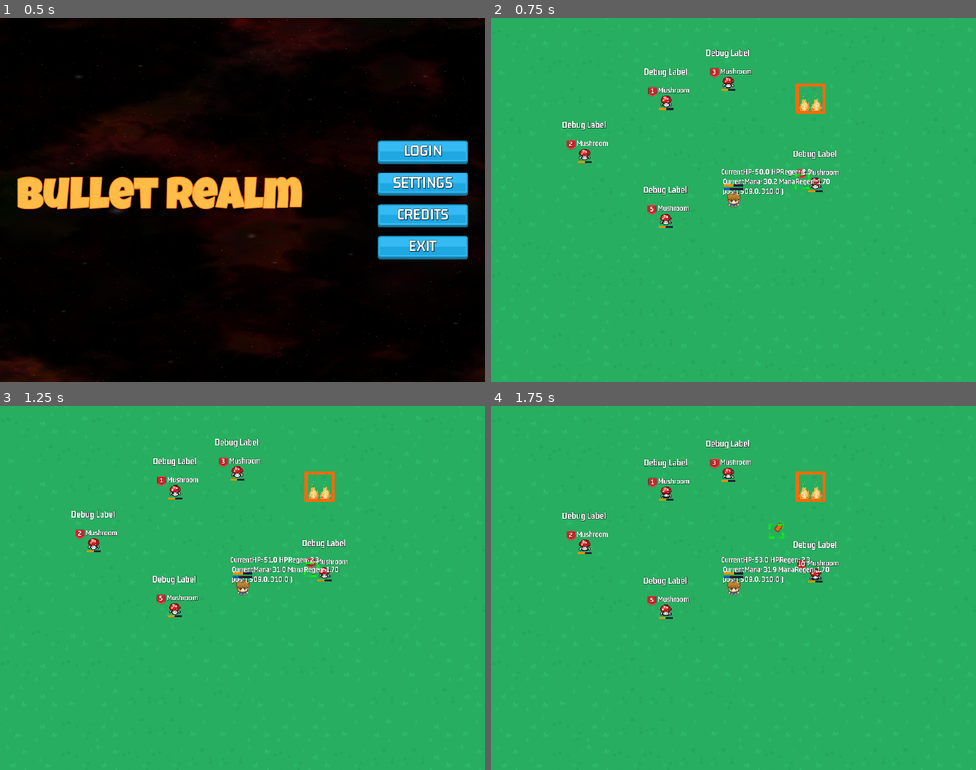
Above: before the commit, frames 1-4 (two rows, left to right).
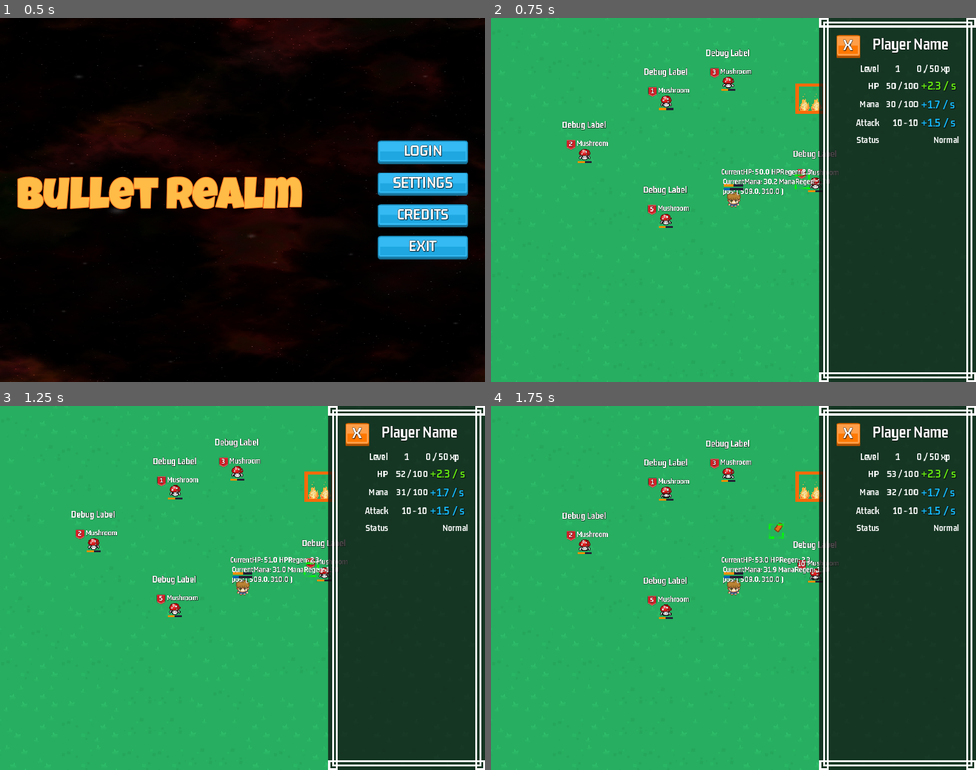
Above: after the commit, the same moments.

Repository: HelloImKevo/GodotGames
Game: Godot game, scene res://main_login/main_login.tscn
The game is run twice, just before and just after one commit, with the same random seed, the same clock (stepped at 60 frames per second) and the same inputs.
Inputs (mouse positions are in pixels of both pictures, inside the frame that each line leads up to):
- Up to frame 1 (0.5 s): no input
- Up to frame 2 (0.75 s): click "LOGIN" at 0.5 s
- Up to frame 3 (1.25 s): no input
- Up to frame 4 (1.75 s): click (849, 435) at 1.25 s, where only the run after the commit has a clickable "X"

Frame 1 is identical in both runs. In frame 2, 32% of the frame differs, in the area x 67-100%, y 0-100%; in frame 3, 32%; in frame 4, 32%.

Commit message:
[Bullet] Build a very simple Player Attributes GUI Panel

Diff:
--- /dev/null
+++ b/BulletRealm/assets/fonts/GM_26_White.tres
@@ -0,0 +1,11 @@
+[gd_resource type="LabelSettings" load_steps=2 format=3 uid="uid://cppar8qnp4eaf"]
+
+[ext_resource type="FontFile" uid="uid://b1vgrh0g0vjci" path="res://assets/fonts/gemunu-libre-v8-latin-700.ttf" id="1_x8m3e"]
+
+[resource]
+font = ExtResource("1_x8m3e")
+font_size = 26
+outline_size = 2
+outline_color = Color(0.0784314, 0.0784314, 0.0784314, 1)
+shadow_size = 2
+shadow_color = Color(0, 0, 0, 0.470588)
--- a/BulletRealm/core/attributes.gd
+++ b/BulletRealm/core/attributes.gd
@@ -104,6 +104,10 @@
 	return snappedf(stat(CURRENT_HP), 1.0)
 
 
+func max_hp() -> float:
+	return snappedf(stat(MAX_HP), 1.0)
+
+
 func take_damage(damage) -> void:
 	update_stat(CURRENT_HP, -(abs(damage)))
 
--- /dev/null
+++ b/BulletRealm/gui/default_gui_theme.tres
@@ -0,0 +1,7 @@
+[gd_resource type="Theme" load_steps=2 format=3 uid="uid://ct1s5ffx8uncc"]
+
+[ext_resource type="FontFile" uid="uid://b1vgrh0g0vjci" path="res://assets/fonts/gemunu-libre-v8-latin-700.ttf" id="1_aq4dq"]
+
+[resource]
+default_font = ExtResource("1_aq4dq")
+default_font_size = 20
--- /dev/null
+++ b/BulletRealm/gui/player_status_panel.gd
@@ -0,0 +1,28 @@
+class_name PlayerStatusPanel
+extends Control
+
+
+@onready var level_label = $PanelContainer/MC/VBoxStack/HB/LevelLabel
+@onready var exp = $PanelContainer/MC/VBoxStack/HB/Exp
+@onready var hp_label = $PanelContainer/MC/VBoxStack/HB2/HPLabel
+@onready var hp_regen_label = $PanelContainer/MC/VBoxStack/HB2/HPRegenLabel
+
+@onready var mana_label = $PanelContainer/MC/VBoxStack/HB4/ManaLabel
+@onready var mana_regen_label = $PanelContainer/MC/VBoxStack/HB4/ManaRegenLabel
+
+@onready var attack_label = $PanelContainer/MC/VBoxStack/HB5/AttackLabel
+@onready var status_label = $PanelContainer/MC/VBoxStack/HB6/StatusLabel
+
+
+func update(attrs: Attributes, status: StatusEffects) -> void:
+	level_label.text = str(attrs.level())
+	exp.text = "%s / %s xp" % [attrs.stat(Attributes.CURRENT_EXP), attrs.stat(Attributes.EXP_REQUIRED_NEXT_LEVEL)]
+	hp_label.text = "%.0f / %.0f" % [attrs.current_hp(), attrs.max_hp()]
+	hp_regen_label.text = "+%.1f / s" % attrs.stat(Attributes.HP_REGEN)
+	mana_label.text = "%.0f / %.0f" % [attrs.current_mana(), attrs.stat(Attributes.MAX_MANA)]
+	mana_regen_label.text = "+%.1f / s" % attrs.stat(Attributes.MANA_REGEN)
+	attack_label.text = "%.0f - %.0f" % [attrs.raw_attack_power(), attrs.raw_attack_power()]
+	if status.is_burning():
+		status_label.text = "Burning"
+	else:
+		status_label.text = "Normal"
--- /dev/null
+++ b/BulletRealm/gui/player_status_panel.tscn
@@ -0,0 +1,221 @@
+[gd_scene load_steps=9 format=3 uid="uid://c5rh3dnpx1bcx"]
+
+[ext_resource type="Texture2D" uid="uid://blmdrtjao23qc" path="res://assets/ui/panel-border-003.png" id="1_0ulqt"]
+[ext_resource type="Script" path="res://gui/player_status_panel.gd" id="1_8rqkb"]
+[ext_resource type="Theme" uid="uid://ct1s5ffx8uncc" path="res://gui/default_gui_theme.tres" id="1_dehwh"]
+[ext_resource type="Texture2D" uid="uid://wjfi8pllqh10" path="res://assets/ui/orange_button_sm.png" id="2_jv8m7"]
+[ext_resource type="LabelSettings" uid="uid://brur7ffhebkw5" path="res://assets/fonts/GM_34_White.tres" id="2_qx700"]
+[ext_resource type="FontFile" uid="uid://b1vgrh0g0vjci" path="res://assets/fonts/gemunu-libre-v8-latin-700.ttf" id="5_pn85b"]
+
+[sub_resource type="LabelSettings" id="LabelSettings_pahww"]
+font = ExtResource("5_pn85b")
+font_size = 26
+font_color = Color(0.372549, 0.890196, 0.0705882, 1)
+outline_size = 2
+outline_color = Color(0.0784314, 0.0784314, 0.0784314, 1)
+shadow_size = 2
+shadow_color = Color(0, 0, 0, 0.470588)
+
+[sub_resource type="LabelSettings" id="LabelSettings_8mwvw"]
+font = ExtResource("5_pn85b")
+font_size = 26
+font_color = Color(0.0745098, 0.701961, 0.929412, 1)
+outline_size = 2
+outline_color = Color(0.0784314, 0.0784314, 0.0784314, 1)
+shadow_size = 2
+shadow_color = Color(0, 0, 0, 0.470588)
+
+[node name="PlayerStatusPanel" type="Control"]
+layout_mode = 3
+anchors_preset = 15
+anchor_right = 1.0
+anchor_bottom = 1.0
+grow_horizontal = 2
+grow_vertical = 2
+size_flags_horizontal = 8
+script = ExtResource("1_8rqkb")
+
+[node name="PanelContainer" type="PanelContainer" parent="."]
+layout_mode = 1
+anchors_preset = 11
+anchor_left = 1.0
+anchor_right = 1.0
+anchor_bottom = 1.0
+offset_left = -331.0
+grow_horizontal = 0
+grow_vertical = 2
+theme = ExtResource("1_dehwh")
+
+[node name="ColorRect" type="ColorRect" parent="PanelContainer"]
+layout_mode = 2
+color = Color(0.03, 0.03, 0.03, 0.392157)
+
+[node name="NinePatchBorder" type="NinePatchRect" parent="PanelContainer"]
+layout_mode = 2
+texture = ExtResource("1_0ulqt")
+patch_margin_left = 24
+patch_margin_top = 24
+patch_margin_right = 24
+patch_margin_bottom = 24
+
+[node name="MC" type="MarginContainer" parent="PanelContainer"]
+layout_mode = 2
+theme_override_constants/margin_left = 36
+theme_override_constants/margin_top = 36
+theme_override_constants/margin_right = 36
+theme_override_constants/margin_bottom = 36
+
+[node name="VBoxStack" type="VBoxContainer" parent="PanelContainer/MC"]
+layout_mode = 2
+theme_override_constants/separation = 10
+
+[node name="HBoxContainer" type="HBoxContainer" parent="PanelContainer/MC/VBoxStack"]
+layout_mode = 2
+
+[node name="BtnClose" type="TextureButton" parent="PanelContainer/MC/VBoxStack/HBoxContainer"]
+layout_mode = 2
+texture_normal = ExtResource("2_jv8m7")
+texture_pressed = ExtResource("2_jv8m7")
+texture_hover = ExtResource("2_jv8m7")
+
+[node name="Label" type="Label" parent="PanelContainer/MC/VBoxStack/HBoxContainer/BtnClose"]
+layout_mode = 1
+anchors_preset = 15
+anchor_right = 1.0
+anchor_bottom = 1.0
+offset_bottom = -6.0
+grow_horizontal = 2
+grow_vertical = 2
+text = "X"
+label_settings = ExtResource("2_qx700")
+horizontal_alignment = 1
+vertical_alignment = 1
+
+[node name="Title" type="Label" parent="PanelContainer/MC/VBoxStack/HBoxContainer"]
+layout_mode = 2
+size_flags_horizontal = 3
+size_flags_vertical = 0
+text = "Player Name"
+label_settings = ExtResource("2_qx700")
+horizontal_alignment = 1
+vertical_alignment = 1
+
+[node name="HB" type="HBoxContainer" parent="PanelContainer/MC/VBoxStack"]
+layout_mode = 2
+
+[node name="Label2" type="Label" parent="PanelContainer/MC/VBoxStack/HB"]
+custom_minimum_size = Vector2(90, 2.08165e-12)
+layout_mode = 2
+text = "Level"
+horizontal_alignment = 2
+vertical_alignment = 1
+
+[node name="LevelLabel" type="Label" parent="PanelContainer/MC/VBoxStack/HB"]
+custom_minimum_size = Vector2(60, 2.08165e-12)
+layout_mode = 2
+size_flags_horizontal = 3
+size_flags_stretch_ratio = 0.8
+text = "99"
+horizontal_alignment = 1
+vertical_alignment = 1
+
+[node name="Exp" type="Label" parent="PanelContainer/MC/VBoxStack/HB"]
+layout_mode = 2
+size_flags_horizontal = 3
+text = "50 / 2500 xp"
+vertical_alignment = 1
+
+[node name="HB2" type="HBoxContainer" parent="PanelContainer/MC/VBoxStack"]
+layout_mode = 2
+
+[node name="Label2" type="Label" parent="PanelContainer/MC/VBoxStack/HB2"]
+custom_minimum_size = Vector2(90, 2.08165e-12)
+layout_mode = 2
+text = "HP"
+horizontal_alignment = 2
+vertical_alignment = 1
+
+[node name="HPLabel" type="Label" parent="PanelContainer/MC/VBoxStack/HB2"]
+layout_mode = 2
+size_flags_horizontal = 3
+size_flags_stretch_ratio = 1.2
+text = "50 / 250"
+horizontal_alignment = 2
+
+[node name="HPRegenLabel" type="Label" parent="PanelContainer/MC/VBoxStack/HB2"]
+layout_mode = 2
+size_flags_horizontal = 3
+size_flags_stretch_ratio = 1.2
+text = "+1.2 / s"
+label_settings = SubResource("LabelSettings_pahww")
+
+[node name="HB4" type="HBoxContainer" parent="PanelContainer/MC/VBoxStack"]
+layout_mode = 2
+
+[node name="Label2" type="Label" parent="PanelContainer/MC/VBoxStack/HB4"]
+custom_minimum_size = Vector2(90, 2.08165e-12)
+layout_mode = 2
+text = "Mana"
+horizontal_alignment = 2
+vertical_alignment = 1
+
+[node name="ManaLabel" type="Label" parent="PanelContainer/MC/VBoxStack/HB4"]
+layout_mode = 2
+size_flags_horizontal = 3
+size_flags_stretch_ratio = 1.2
+text = "25 / 300"
+horizontal_alignment = 2
+
+[node name="ManaRegenLabel" type="Label" parent="PanelContainer/MC/VBoxStack/HB4"]
+layout_mode = 2
+size_flags_horizontal = 3
+size_flags_stretch_ratio = 1.2
+text = "+2.5 / s"
+label_settings = SubResource("LabelSettings_8mwvw")
+vertical_alignment = 1
+
+[node name="HB5" type="HBoxContainer" parent="PanelContainer/MC/VBoxStack"]
+layout_mode = 2
+
+[node name="Label2" type="Label" parent="PanelContainer/MC/VBoxStack/HB5"]
+custom_minimum_size = Vector2(90, 2.08165e-12)
+layout_mode = 2
+text = "Attack"
+horizontal_alignment = 2
+vertical_alignment = 1
+
+[node name="AttackLabel" type="Label" parent="PanelContainer/MC/VBoxStack/HB5"]
+layout_mode = 2
+size_flags_horizontal = 3
+size_flags_stretch_ratio = 1.2
+text = "5 - 7"
+horizontal_alignment = 2
+
+[node name="APSLabel" type="Label" parent="PanelContainer/MC/VBoxStack/HB5"]
+layout_mode = 2
+size_flags_horizontal = 3
+size_flags_stretch_ratio = 1.2
+text = "+1.5 / s"
+label_settings = SubResource("LabelSettings_8mwvw")
+vertical_alignment = 1
+
+[node name="HB6" type="HBoxContainer" parent="PanelContainer/MC/VBoxStack"]
+layout_mode = 2
+
+[node name="Label2" type="Label" parent="PanelContainer/MC/VBoxStack/HB6"]
+custom_minimum_size = Vector2(90, 2.08165e-12)
+layout_mode = 2
+text = "Status"
+horizontal_alignment = 2
+vertical_alignment = 1
+
+[node name="StatusLabel" type="Label" parent="PanelContainer/MC/VBoxStack/HB6"]
+layout_mode = 2
+size_flags_horizontal = 3
+size_flags_stretch_ratio = 1.2
+text = "5 - 7"
+horizontal_alignment = 2
+
+[node name="Spacer" type="Control" parent="PanelContainer/MC/VBoxStack"]
+layout_mode = 2
+size_flags_vertical = 3
--- a/BulletRealm/player/player.gd
+++ b/BulletRealm/player/player.gd
@@ -21,6 +21,8 @@
 @onready var cursor = $Cursor
 @onready var health_bar = $HealthBar
 @onready var mana_bar = $ManaBar
+
+@onready var player_status_panel = $CanvasLayer/PlayerStatusPanel
 
 @onready var inputs = $Inputs
 var last_bomb_time = BOMB_RATE
@@ -59,6 +61,7 @@
 	_update_status_effect_and_visuals()
 	_apply_regen(delta)
 	_update_resource_bars()
+	player_status_panel.update(attrs, status_effects)
 
 
 func _update_delta_tracking(delta) -> void:
--- a/BulletRealm/player/player.tscn
+++ b/BulletRealm/player/player.tscn
@@ -8,6 +8,7 @@
 [ext_resource type="PackedScene" uid="uid://mfmsre4vrt1g" path="res://core/attributes.tscn" id="4_77i1n"]
 [ext_resource type="PackedScene" uid="uid://8nk1ej5opphj" path="res://gui/resource_bar.tscn" id="4_r5k84"]
 [ext_resource type="PackedScene" uid="uid://bdu3dhtr832pt" path="res://core/status_effects.tscn" id="6_41mf1"]
+[ext_resource type="PackedScene" uid="uid://c5rh3dnpx1bcx" path="res://gui/player_status_panel.tscn" id="9_oojxk"]
 
 [sub_resource type="RectangleShape2D" id="RectangleShape2D_6lf2o"]
 
@@ -197,5 +198,9 @@
 
 [node name="InputsSync" type="MultiplayerSynchronizer" parent="Inputs"]
 
+[node name="CanvasLayer" type="CanvasLayer" parent="."]
+
+[node name="PlayerStatusPanel" parent="CanvasLayer" instance=ExtResource("9_oojxk")]
+
 [connection signal="area_entered" from="Hitbox" to="." method="_on_hitbox_area_entered"]
 [connection signal="area_exited" from="Hitbox" to="." method="_on_hitbox_area_exited"]
Binary file added: BulletRealm/assets/ui/orange_button_sm.png
Not shown, added: BulletRealm/assets/ui/orange_button_sm.png.import
Binary file added: BulletRealm/assets/ui/panel-border-003.png
Not shown, added: BulletRealm/assets/ui/panel-border-003.png.import
Not shown: 1 places in BulletRealm/player/player.tscn that only renumber resources
